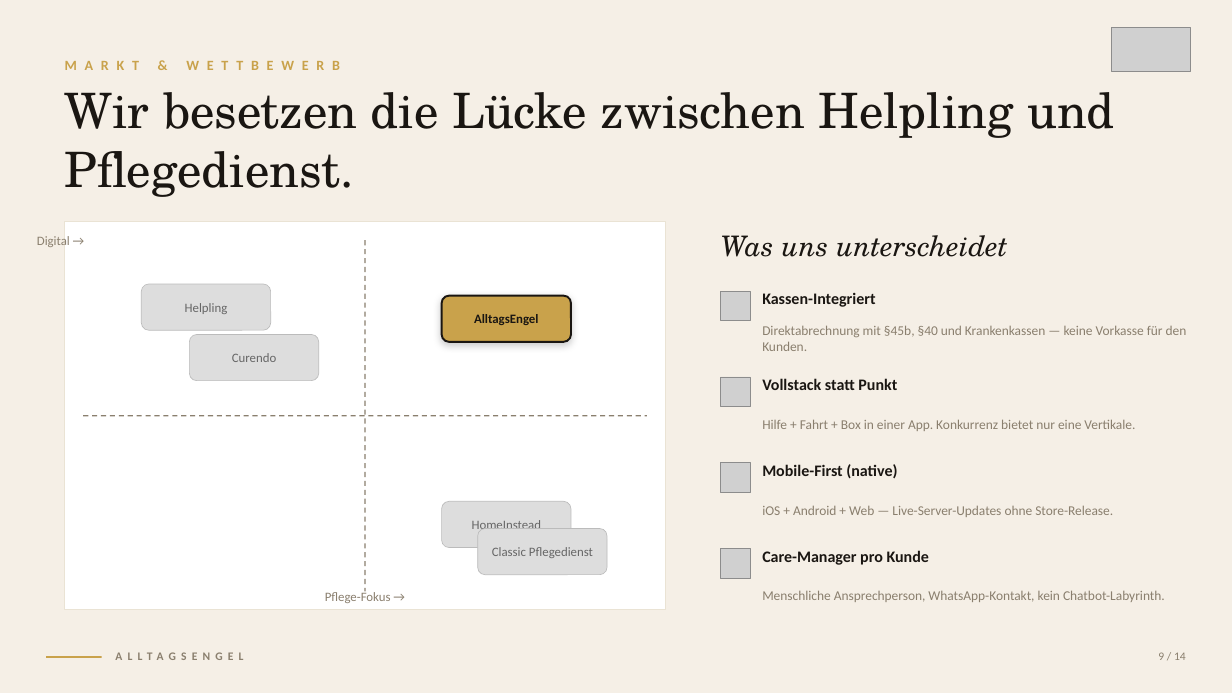
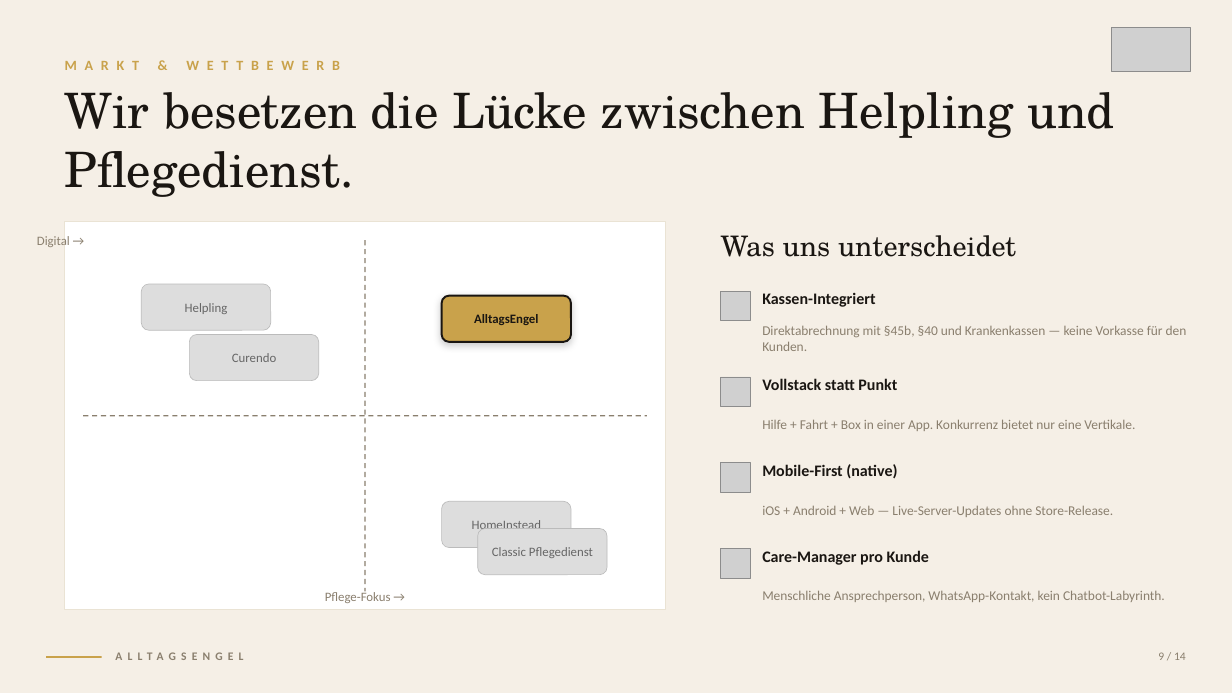
Before and after one commit to YusufFerhatDemir/alltagsengel, a slide deck: slide 9 of investor/AlltagsEngel_PitchDeck_2026.pptx. Drawn at 1232x693 pixels with LibreOffice and Linux fonts; fonts in the diff are those of the drawing; grey boxes stand for pictures. Boxes give left, top, right and bottom in pixels: in the first picture for what was removed or moved away, otherwise in the second. Text is boxed around its words. In the diff, an @@ line names an element or a change of style, - is before the commit and + after.

```diff
--- a/investor/AlltagsEngel_PitchDeck_2026.pptx
+++ b/investor/AlltagsEngel_PitchDeck_2026.pptx
@@ text "Was uns unterscheidet" at (x1=721, y1=235, x2=1016, y2=257): italic off @@
```
Also in this commit, not shown: 9 other slides changed, 9 other files.
